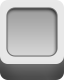
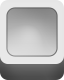
Layer changes from the first w=64, h=80 image to the second:
added layer "Over" above "Up" over [6, 7, 58, 57]
renamed "Rounded Rectangle 1 copy" to "Up", hid it over [6, 7, 58, 57]
